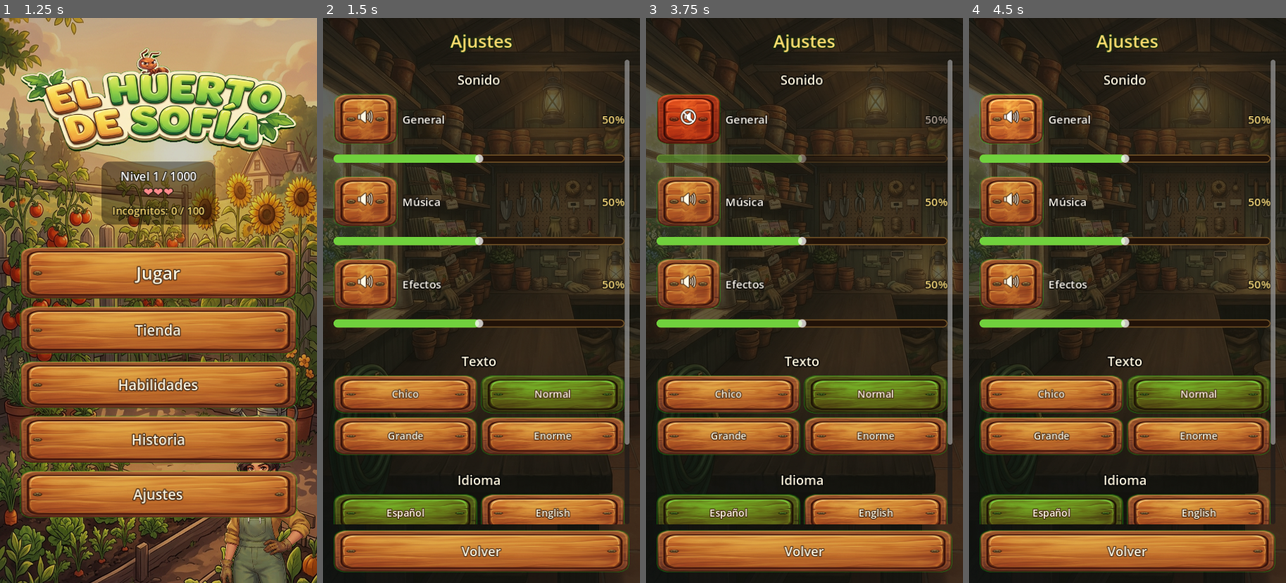
Above: before the commit, frames 1-4 (left to right).
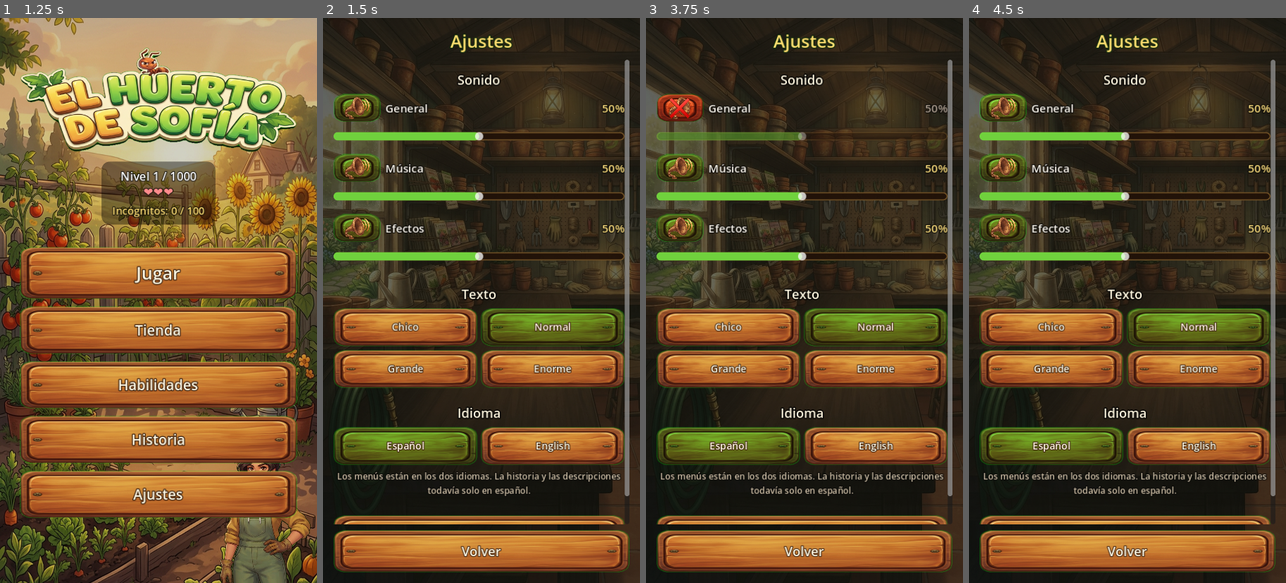
Above: after the commit, the same moments.

Repository: Nitanzw/Mikumemoria
Game: Godot game, scene res://scenes/story/story_intro.tscn
Two runs of this game, one before a commit and one after it. Both use one fixed random seed, a clock stepped at 60 frames per second and the inputs below.
Inputs (mouse positions are in pixels of both pictures, inside the frame that each line leads up to):
- Up to frame 1 (1.25 s): click "Saltar ▸" at 0.5 s
- Up to frame 2 (1.5 s): click "Ajustes" at 1.25 s
- Up to frame 3 (3.75 s): click "Normal" at 2 s; click "Normal" at 2.75 s; click (687, 119) at 3.5 s, where only the run before the commit has a clickable "🔊"
- Up to frame 4 (4.5 s): click (1010, 119) at 4.25 s, where only the run before the commit has a clickable "🔇"

Frame 1 is identical in both runs. In frame 2, 39% of the frame differs, in the area x 3-97%, y 13-90%; in frame 3, 38%; in frame 4, 39%.

Commit message:
El botón de mute deja de ser un emoji del sistema
Los 🔊 / 🔇 los dibujaba la fuente del sistema, así que salían chiquitos y
azules al lado de la madera y el bronce del resto de la pantalla: se veían
como un pedazo de otra aplicación pegado ahí.

Ahora son una corneta de bronce, con ondas cuando suena y tachada con una
cruz roja cuando no. Los dos estados salieron de UNA sola generación y se
recortaron con el MISMO encuadre, no con el bbox de cada uno: si cada
ícono se centra en su propio contenido, la corneta salta al togglear y
parece que cambia de dibujo en vez de cambiar de estado.

El ícono va como TextureRect hijo y no en `mute.icon`, porque la propiedad
del Button lo mete adentro del layout del texto y lo achica contra el
borde. Y el botón pasó a ser casi cuadrado (56x48): el TextureRect ajusta
por el lado que sobra, así que en el botón chato de antes la corneta se
dibujaba a la mitad del alto y no se leía qué era.

La tabla de madera además se pone verde o roja, el mismo par que ya usan
los botones de tamaño de texto e idioma. A 56px el bronce sobre madera
tiene poco contraste, y el color se lee antes que el ícono.

Co-Authored-By: Claude Opus 5 <noreply@anthropic.com>
Claude-Session: https://claude.ai/code/session_017CZQGSdpv5Kh1U4gJuW4s1

Diff:
--- a/scripts/menu/settings_ui.gd
+++ b/scripts/menu/settings_ui.gd
@@ -5,8 +5,18 @@
 ## juego de celular hacer que el jugador confirme un slider es fricción
 ## para nada, y además así escucha el cambio mientras arrastra.
 
-const ROW_HEIGHT := 34
 const SLIDER_HEIGHT := 44
+## Los dos estados del botón de mute. Salieron de una sola generación y
+## recortados con el mismo encuadre, así que la corneta cae en el mismo
+## lugar en los dos: al togglear cambian las ondas por la cruz y nada más.
+const ICONO_SONIDO_ON := preload("res://assets/sprites/ui/ui_sonido_on.png")
+const ICONO_SONIDO_OFF := preload("res://assets/sprites/ui/ui_sonido_off.png")
+## Aire entre el ícono y el marco de madera del botón.
+const ICONO_MARGEN := 5
+## El botón va casi cuadrado a propósito. El TextureRect ajusta por el
+## lado que sobra, así que en un botón chato la corneta se dibujaba a la
+## mitad del alto y no se leía qué era.
+const MUTE_BOTON := Vector2(56, 48)
 
 @onready var rows: VBoxContainer = $Margin/VBox/Scroll/Rows
 @onready var back_button: Button = $Margin/VBox/BackButton
@@ -82,16 +92,31 @@
 	box.add_theme_constant_override("separation", 2)
 
 	var header := HBoxContainer.new()
-	header.custom_minimum_size = Vector2(0, ROW_HEIGHT)
+	header.custom_minimum_size = Vector2(0, MUTE_BOTON.y)
 	header.add_theme_constant_override("separation", 8)
 
 	# Mute a un toque. Va acá arriba y no como un paso más de la barra
 	# porque son dos cosas distintas: "callate un rato" y "dejalo bajito".
 	var mute := Button.new()
-	mute.custom_minimum_size = Vector2(58, ROW_HEIGHT + 6)
-	mute.add_theme_font_size_override("font_size", 26)
+	mute.custom_minimum_size = MUTE_BOTON
 	mute.focus_mode = Control.FOCUS_NONE
 	header.add_child(mute)
+
+	# El ícono va como hijo y no en `mute.icon`: la propiedad del Button lo
+	# mete adentro del layout del texto y lo achica contra el borde. Un
+	# TextureRect estirado al botón menos el margen lo deja centrado y del
+	# tamaño que uno pide. IGNORE para que el toque siga siendo del botón.
+	var mute_icon := TextureRect.new()
+	mute_icon.name = "Icono"
+	mute_icon.set_anchors_preset(Control.PRESET_FULL_RECT)
+	mute_icon.offset_left = ICONO_MARGEN
+	mute_icon.offset_top = ICONO_MARGEN
+	mute_icon.offset_right = -ICONO_MARGEN
+	mute_icon.offset_bottom = -ICONO_MARGEN
+	mute_icon.expand_mode = TextureRect.EXPAND_IGNORE_SIZE
+	mute_icon.stretch_mode = TextureRect.STRETCH_KEEP_ASPECT_CENTERED
+	mute_icon.mouse_filter = Control.MOUSE_FILTER_IGNORE
+	mute.add_child(mute_icon)
 
 	var name_label := Label.new()
 	name_label.text = label_text
@@ -138,8 +163,15 @@
 func _refresh_mute(mute: Button, slider: HSlider, value_label: Label,
 		bus_name: String, value: float) -> void:
 	var silenced := SettingsManager.is_muted(bus_name)
-	mute.text = "🔇" if silenced else "🔊"
-	UITheme.style_wood_button(mute, Color(0.95, 0.55, 0.5) if silenced else Color(1, 1, 1))
+	var icon := mute.get_node_or_null("Icono") as TextureRect
+	if icon:
+		icon.texture = ICONO_SONIDO_OFF if silenced else ICONO_SONIDO_ON
+	# Verde prendido / rojo apagado, el mismo par que usan los botones de
+	# tamaño de texto e idioma más abajo. Así el estado se lee de una por
+	# el color de la tabla, sin tener que mirar el ícono: la corneta de
+	# bronce sobre madera es linda pero a 56px tiene poco contraste.
+	UITheme.style_wood_button(mute,
+		Color(0.95, 0.55, 0.5) if silenced else Color(0.52, 1.05, 0.55))
 	value_label.text = "%d%%" % int(round(value * 100.0))
 	value_label.add_theme_color_override("font_color",
 		Color(0.7, 0.64, 0.58) if silenced else Color(1, 0.88, 0.5))
Binary file added: assets/sprites/ui/ui_sonido_off.png
Not shown, added: assets/sprites/ui/ui_sonido_off.png.import
Binary file added: assets/sprites/ui/ui_sonido_on.png
Not shown, added: assets/sprites/ui/ui_sonido_on.png.import
Not shown, changed: export_presets.cfg
Not shown, changed: README.md
Not shown, changed: dist/el_huerto_de_sofia.apk
